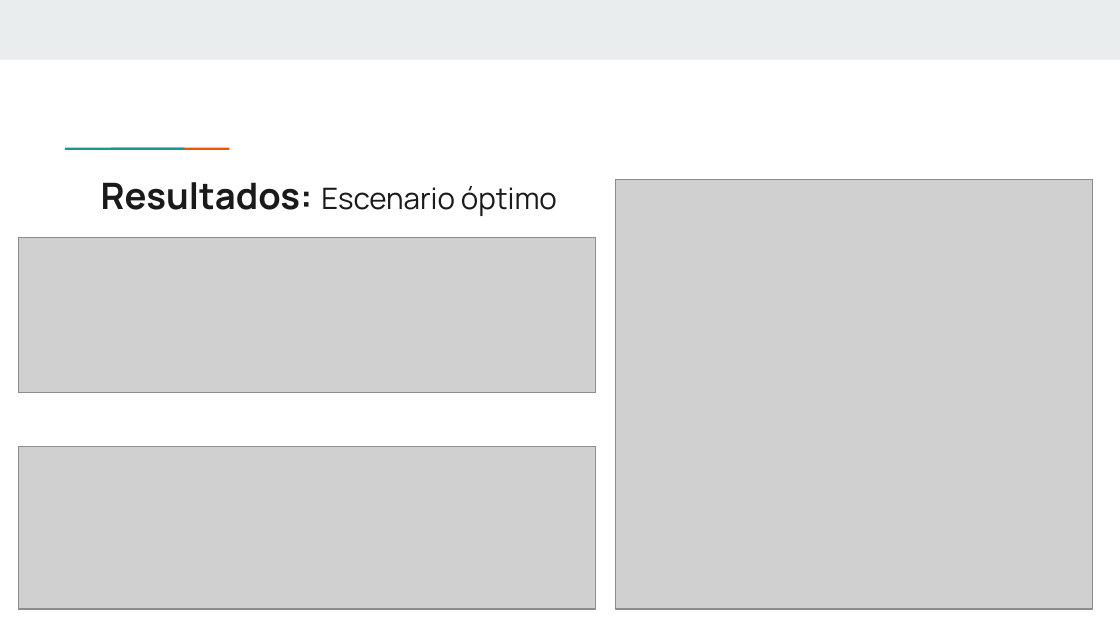
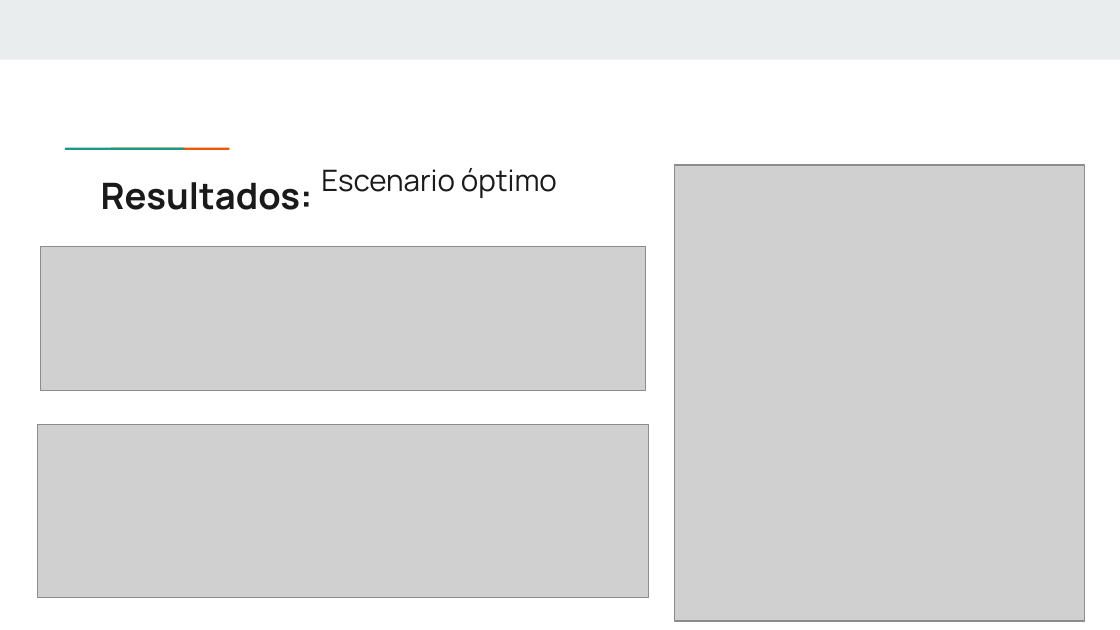
Before and after one commit to NazarethEliasNalbandian/server-requests-simulation, a slide deck: slide 15 of Simulación de Peticiones.pptx. Drawn at 1120x630 pixels with LibreOffice and Linux fonts; fonts in the diff are those of the drawing; grey boxes stand for pictures. Boxes give left, top, right and bottom in pixels: in the first picture for what was removed or moved away, otherwise in the second. Text is boxed around its words. In the diff, an @@ line names an element or a change of style, - is before the commit and + after.

```diff
--- a/Simulación de Peticiones.pptx
+++ b/Simulación de Peticiones.pptx
@@ text "Escenario óptimo" moved from (x1=321, y1=186, x2=557, y2=216) to (x1=321, y1=168, x2=557, y2=198) @@
@@ picture resized from (x1=616, y1=179, x2=1093, y2=609) to (x1=674, y1=165, x2=1084, y2=620) @@
@@ picture resized from (x1=19, y1=237, x2=596, y2=393) to (x1=40, y1=246, x2=645, y2=390) @@
@@ picture resized from (x1=19, y1=447, x2=596, y2=609) to (x1=37, y1=424, x2=648, y2=598) @@
```
Also in this commit, not shown: 2 other slides changed, 2 other files.
